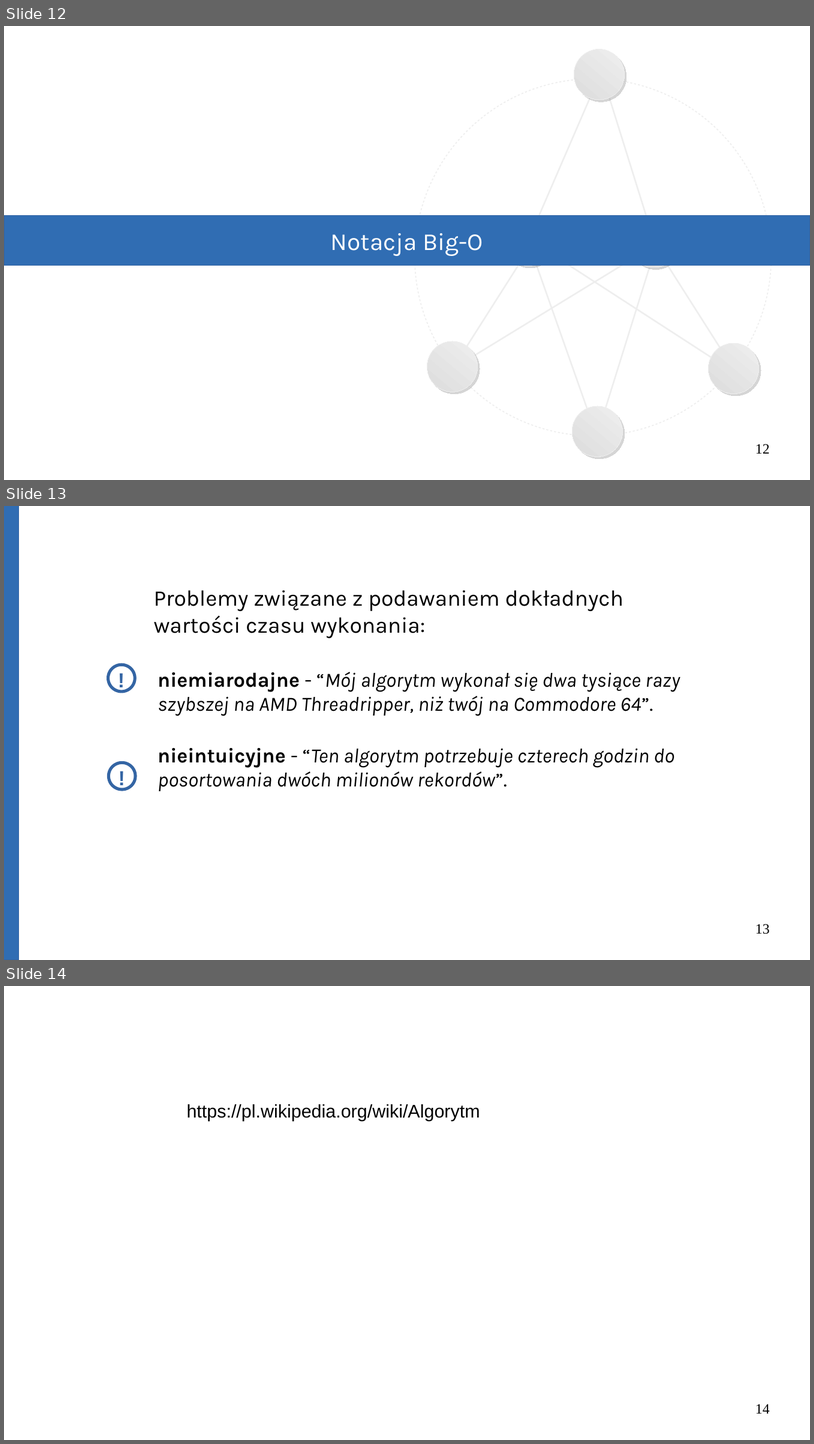
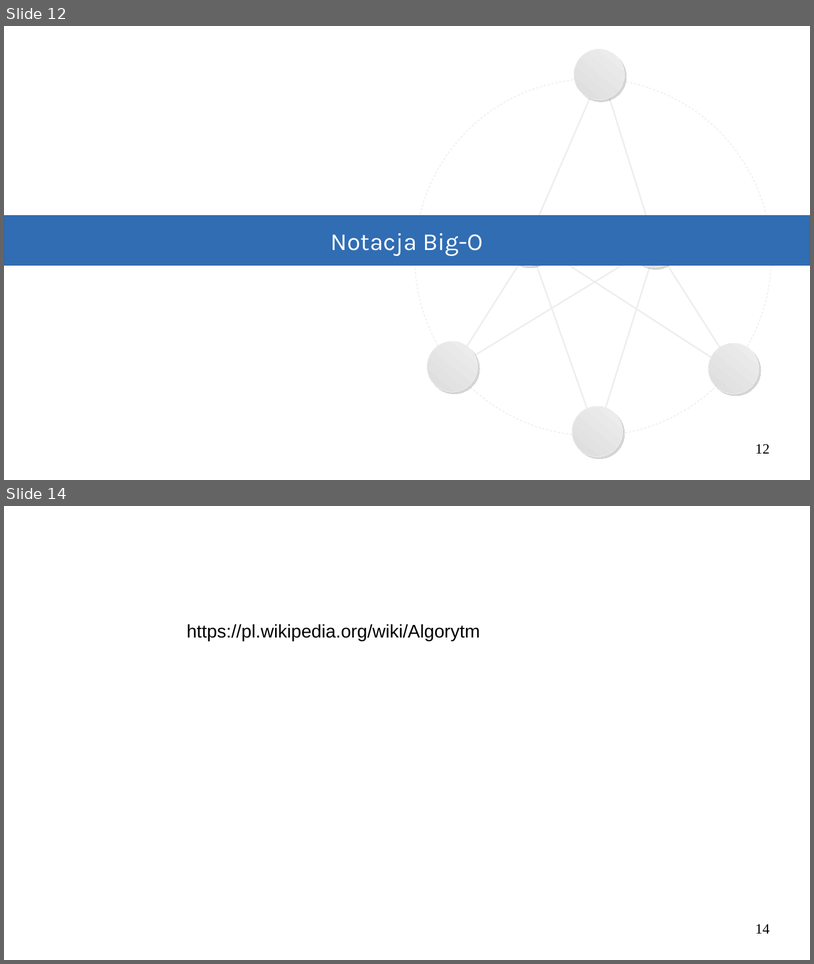
Before and after one commit to Michael-Wisniewski/algorithmic-workshop, a slide deck: gotowa.odp. Shown one above the other, each under a label of ours: slides 12, 13 and 14 before the commit, slides 12 and 14 after it; the slides between them are not shown. The pictures are 814x1444 and 814x964 pixels, drawn with LibreOffice and Linux fonts; fonts in the diff are those of the drawing. Boxes give left, top, right and bottom in pixels: in the first picture for what was removed or moved away, otherwise in the second. Text is boxed around its words. In the diff, an @@ line names an element or a change of style, - is before the commit and + after.

```diff
--- a/gotowa.odp
+++ b/gotowa.odp
@@ slide 13 removed at box(4, 506, 810, 960), background #FFFFFF @@
@@ rectangle removed at box(4, 506, 18, 960) @@
@@ text removed at box(154, 590, 624, 638) @@
-Problemy związane z podawaniem dokładnych wartości czasu wykonania:
@@ ellipse removed at box(108, 665, 135, 692) @@
@@ text removed at box(111, 663, 131, 693) @@
-!
@@ text removed at box(111, 663, 132, 693) @@
-!
@@ text removed at box(158, 672, 680, 791) @@
-niemiarodajne - “Mój algorytm wykonał się dwa tysiące razy szybszej na AMD Threadripper, niż twój na Commodore 64”.
-nieintuicyjne - “Ten algorytm potrzebuje czterech godzin do posortowania dwóch milionów rekordów”.
@@ ellipse removed at box(108, 763, 136, 790) @@
@@ text removed at box(111, 762, 132, 792) @@
-!
@@ text removed at box(113, 762, 133, 792) @@
-!
@@ page number removed at box(756, 924, 770, 934) @@
-13
```
Also in this commit, not shown: 1 slide changed, 1 slide added, 2 other files.
